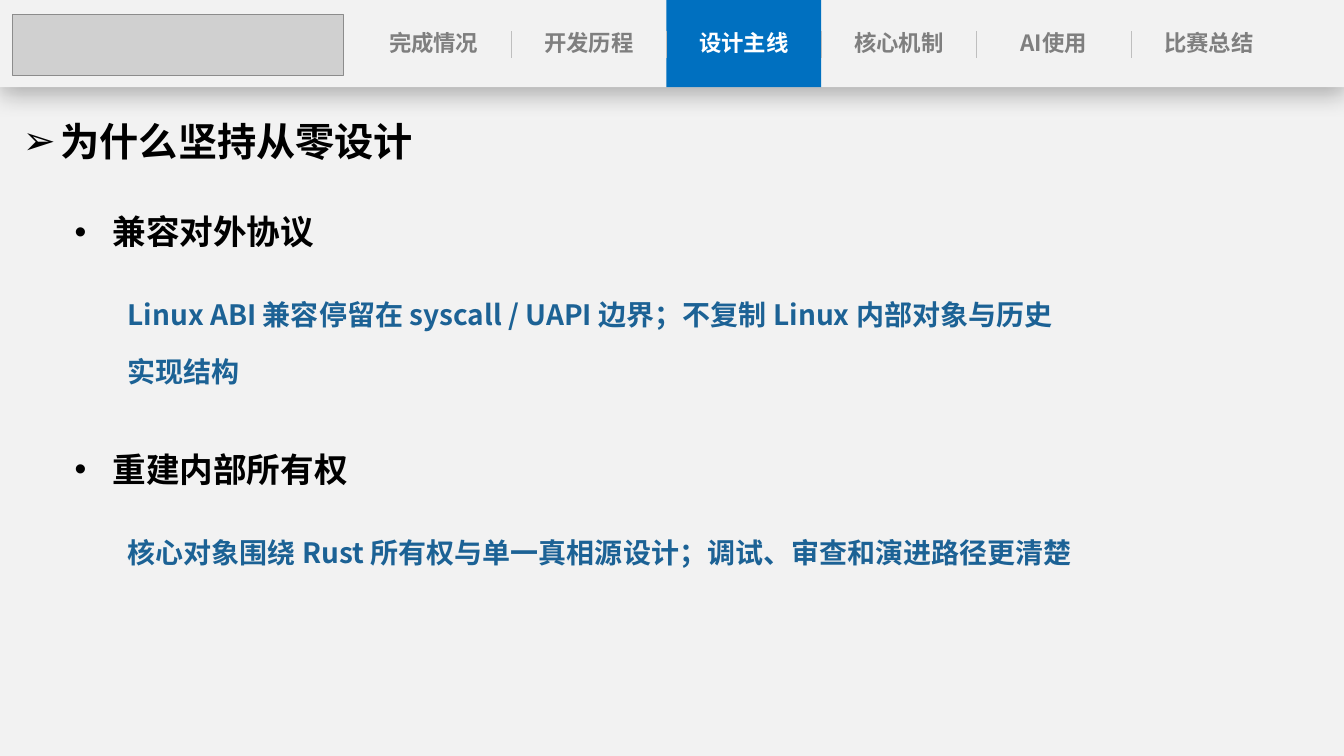
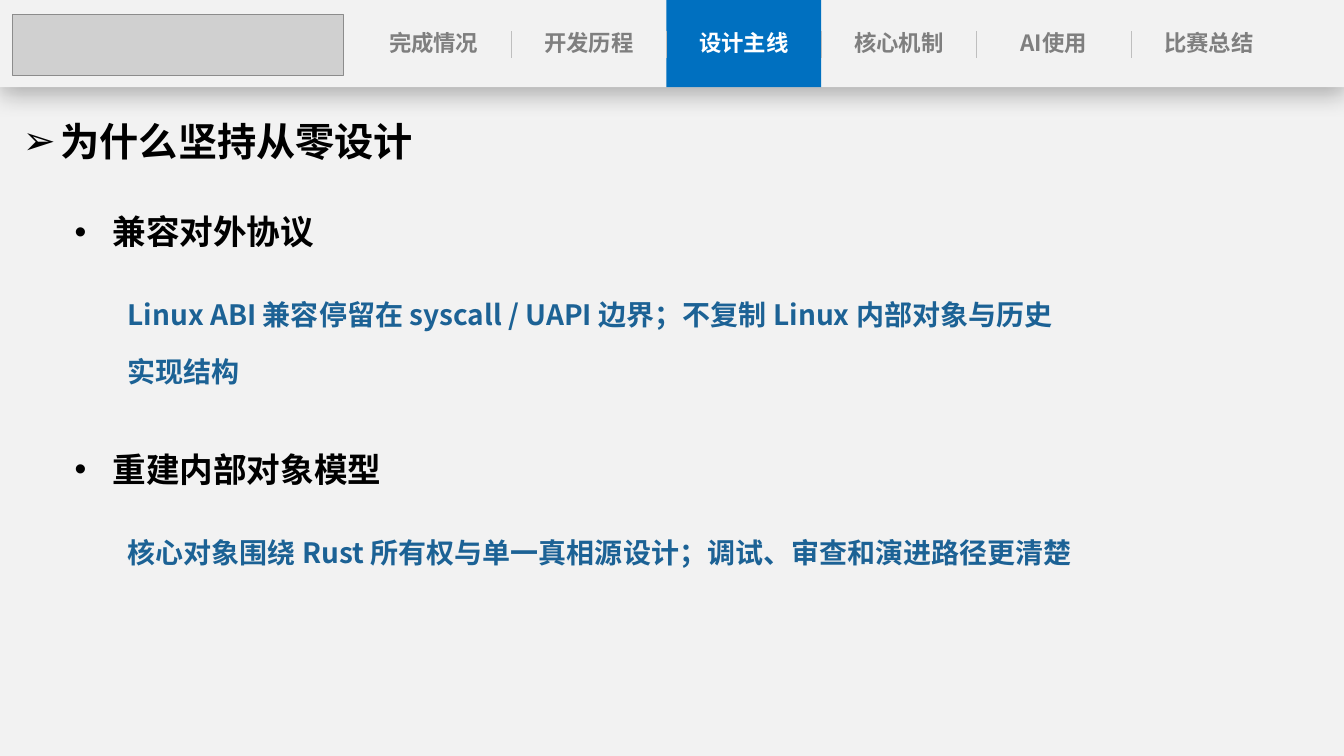
Before and after one commit to anemone-os/anemone, a slide deck: slide 10 of report/ppt/Anemone决赛演示文稿.pptx. Drawn at 1344x756 pixels with LibreOffice and Linux fonts; fonts in the diff are those of the drawing; grey boxes stand for pictures. Boxes give left, top, right and bottom in pixels: in the first picture for what was removed or moved away, otherwise in the second. Text is boxed around its words. In the diff, an @@ line names an element or a change of style, - is before the commit and + after.

```diff
--- a/report/ppt/Anemone决赛演示文稿.pptx
+++ b/report/ppt/Anemone决赛演示文稿.pptx
@@ text at (113, 453, 382, 485): text changed @@
-• 重建内部所有权
+• 重建内部对象模型
```
Also in this commit, not shown: 16 other slides changed, 1 slide added, 2 other files.
